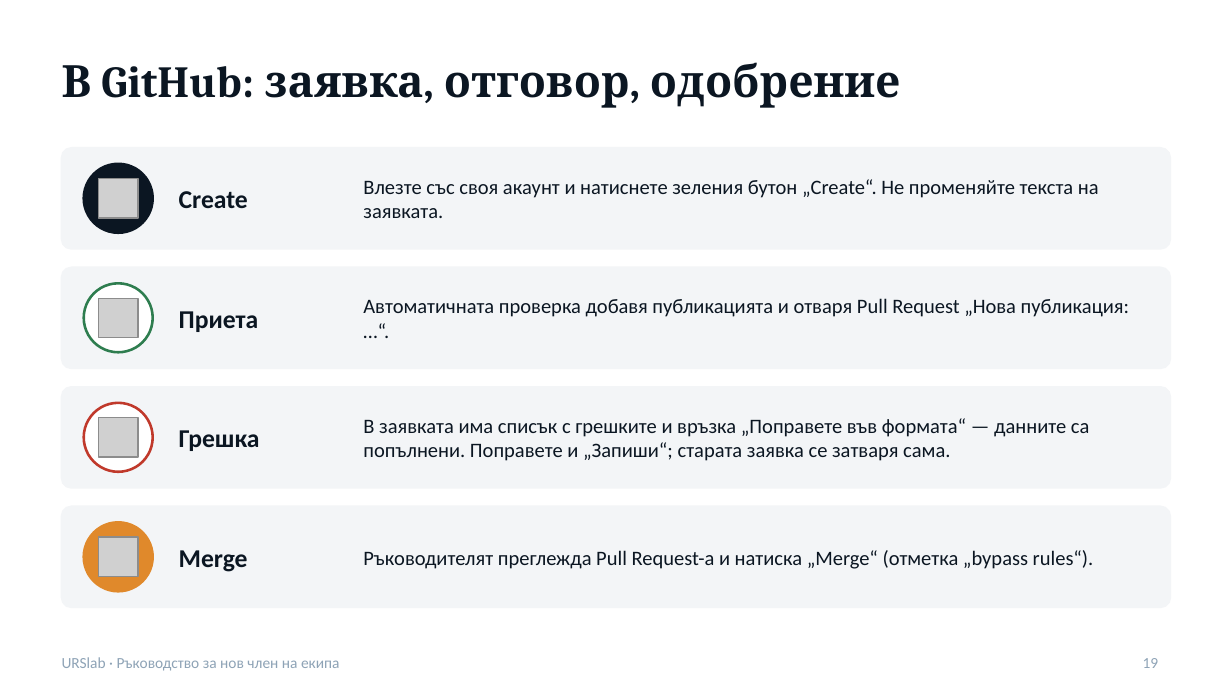
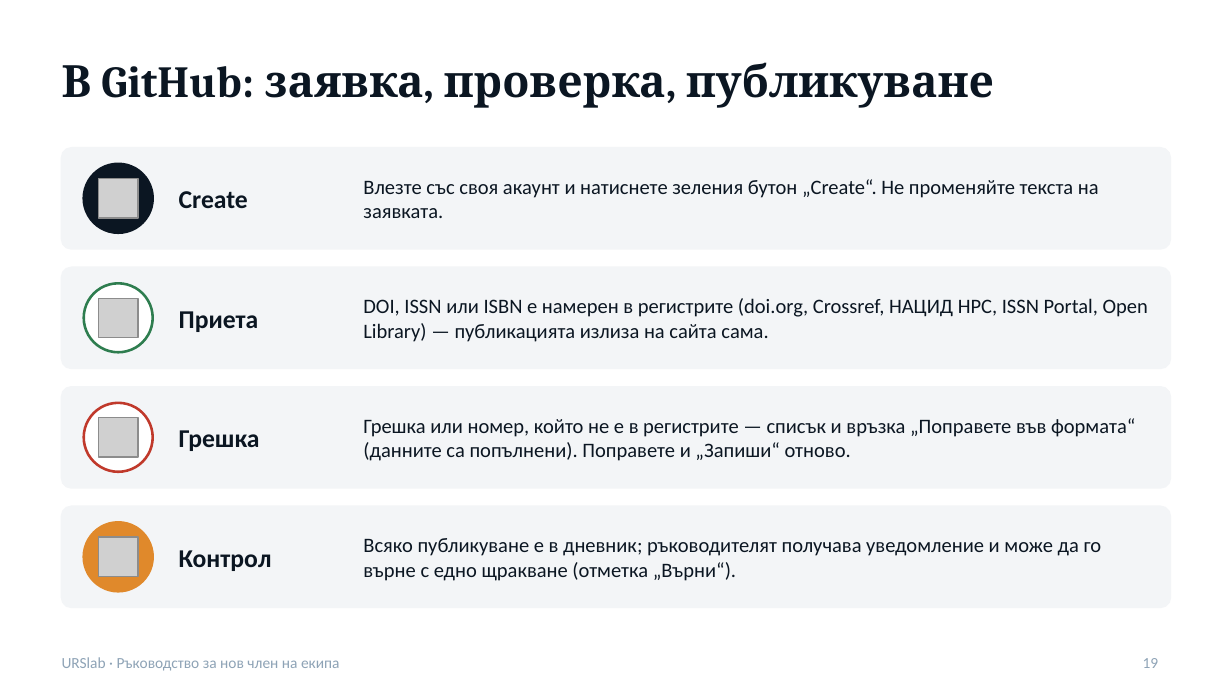
Before and after one commit to urslab-irbas/urslab-site, a slide deck: slide 19 of public/docs/URSlab-rakovodstvo.pptx. Drawn at 1232x693 pixels with LibreOffice and Linux fonts; fonts in the diff are those of the drawing; grey boxes stand for pictures. Boxes give left, top, right and bottom in pixels: in the first picture for what was removed or moved away, otherwise in the second. Text is boxed around its words. In the diff, an @@ line names an element or a change of style, - is before the commit and + after.

```diff
--- a/public/docs/URSlab-rakovodstvo.pptx
+++ b/public/docs/URSlab-rakovodstvo.pptx
@@ title at (62, 62, 994, 108): text changed @@
-В GitHub: заявка, отговор, одобрение
+В GitHub: заявка, проверка, публикуване
@@ text at (363, 298, 1148, 342): text changed @@
-Автоматичната проверка добавя публикацията и отваря Pull Request „Нова публикация: …“.
+DOI, ISSN или ISBN е намерен в регистрите (doi.org, Crossref, НАЦИД НРС, ISSN Portal, Open Library) — публикацията излиза на сайта сама.
@@ text at (363, 418, 1135, 461): text changed @@
-В заявката има списък с грешките и връзка „Поправете във формата“ — данните са попълнени. Поправете и „Запиши“; старата заявка се затваря сама.
+Грешка или номер, който не е в регистрите — списък и връзка „Поправете във формата“ (данните са попълнени). Поправете и „Запиши“ отново.
@@ text at (363, 538, 1102, 581): text changed @@
-Ръководителят преглежда Pull Request-а и натиска „Merge“ (отметка „bypass rules“).
+Всяко публикуване е в дневник; ръководителят получава уведомление и може да го върне с едно щракване (отметка „Върни“).
@@ text at (179, 550, 272, 571): text changed @@
-Merge
+Контрол
```
Also in this commit, not shown: 3 other slides changed, 11 other files.
